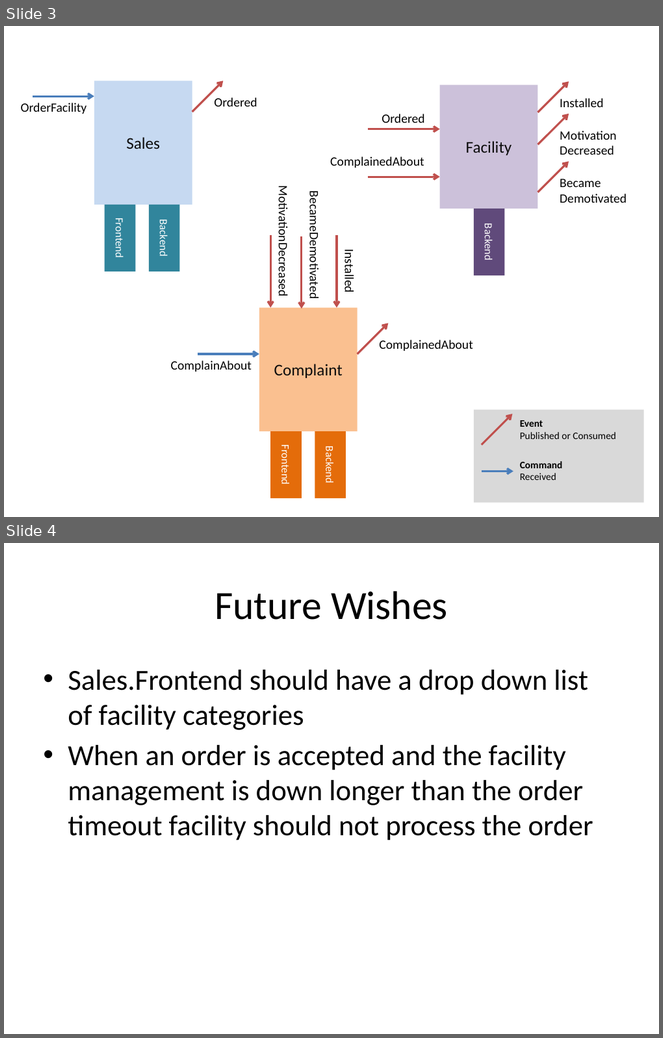
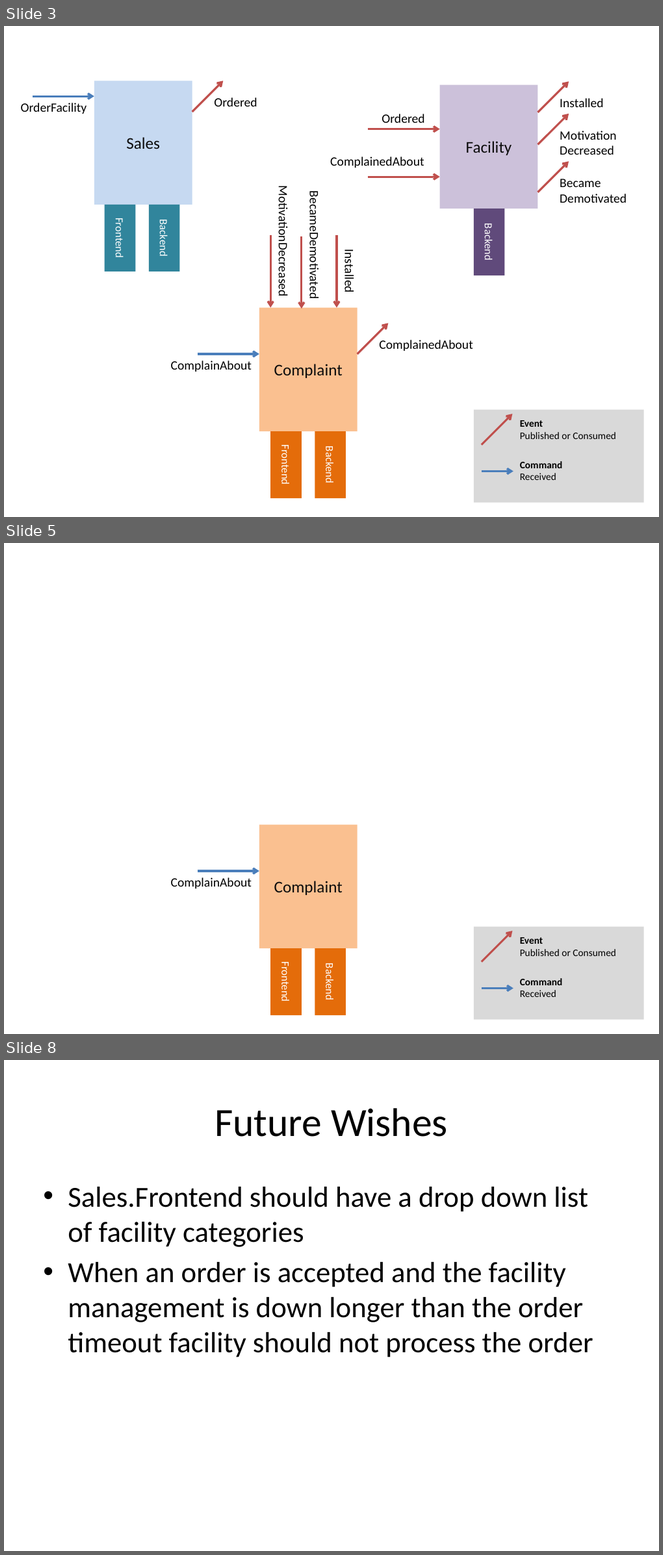
Before and after one commit to danielmarbach/nservicebus.introduction, a slide deck: SiriusCyberneticsCorp.ComplaintsDevision.pptx. Shown one above the other, each under a label of ours: slides 3 and 4 before the commit, slides 3, 5 and 8 after it; the slides between them are not shown. The pictures are 663x1038 and 663x1555 pixels, drawn with LibreOffice and Linux fonts; fonts in the diff are those of the drawing. Boxes give left, top, right and bottom in pixels: in the first picture for what was removed or moved away, otherwise in the second. Text is boxed around its words. In the diff, an @@ line names an element or a change of style, - is before the commit and + after.

```diff
--- a/SiriusCyberneticsCorp.ComplaintsDevision.pptx
+++ b/SiriusCyberneticsCorp.ComplaintsDevision.pptx
@@ slide 5 added at (x1=4, y1=543, x2=659, y2=1034), background #FFFFFF @@
@@ rectangle added at (x1=259, y1=824, x2=358, y2=949), fill #FAC090, 18 pt, text #0D0D0D @@
+Complaint
@@ arrow added from (197, 871) to (259, 871), #4B7EBC 2.25 pt @@
@@ text added at (x1=171, y1=878, x2=252, y2=889), 14 pt, text #000000 @@
+ComplainAbout
@@ rectangle added at (x1=270, y1=949, x2=302, y2=1016), fill #E46C0A, 12 pt, text #FFFFFF @@
+Frontend
@@ rectangle added at (x1=315, y1=949, x2=346, y2=1016), fill #E46C0A, 12 pt, text #FFFFFF @@
+Backend
@@ group added at (x1=474, y1=927, x2=644, y2=1020): 2 arrows, 2 texts, 1 rectangle @@
+Event
+Published or Consumed
+Command
+Received
@@ what was slide 4 is now slide 8 @@
```
Also in this commit, not shown: 3 other slides added.
